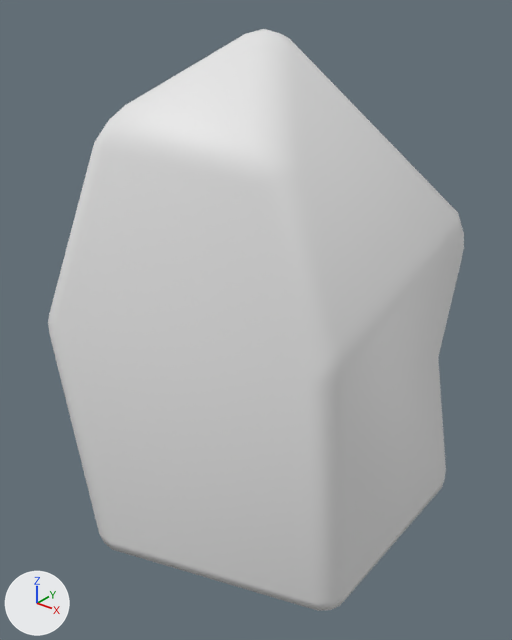
One commit to the FBX model Assets/Environment/Props/Stones/Normal Rocks V1 FBX/Models/NormalRock1.fbx: the scene before it, then after it.
The view is the same before and after, from a camera (50 mm lens) standing at (1.53, -2.01, 2.02) and looking at (-0.06, -0.02, 0.79). Every picture has the same lights, and +X, +Y and +Z are marked at lower left. The picture after the commit comes second.

In view in the first picture: 'NormalRock1'.
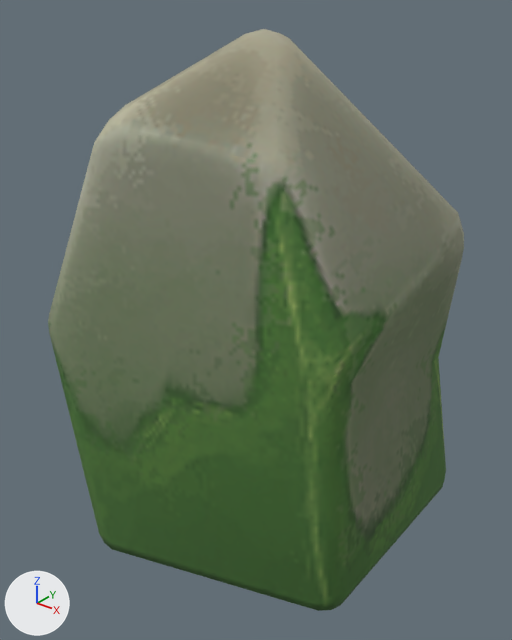
Where the newer file only moved an object's origin or applied its transform, the numbers keep the older frame.

Boxes (x1, y1, x2, y2) around the edits, measured in the pictures (512 x 640 px):
'NormalRock1', recoloured (darker)
    both: (48, 29, 464, 611)

The edits, one by one:
Picture 'Final_Mossy Rocks_BaseColor.png' (img_final_mossy_rocks_basecolor_png) is new.
Material 'Material.001' (mat_material_001) is new.
Its texture is img_final_mossy_rocks_basecolor_png.
Its roughness is 1.0.
me_icosphere_006 has 110 vertices, 114 faces and spans x -0.91..0.64, y -0.73..0.75, z 0.0..1.86.
me_icosphere_006 gains material mat_material_001 (picture img_final_mossy_rocks_basecolor_png).
